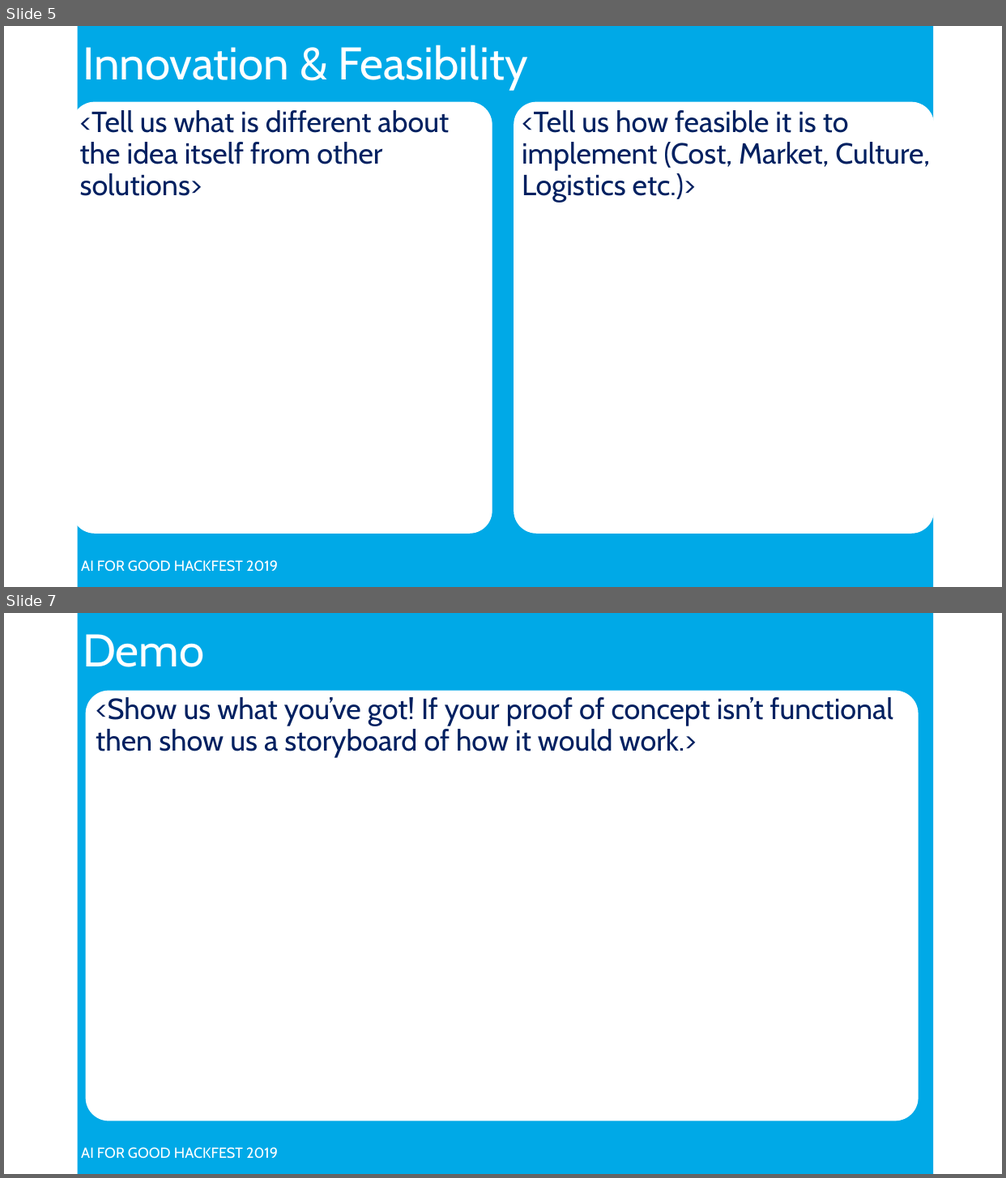
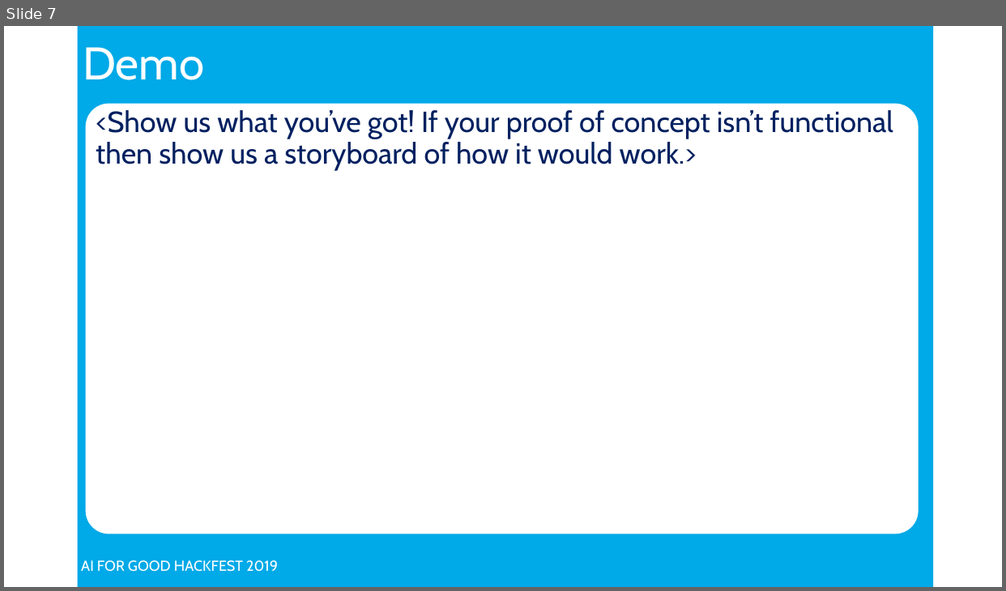
Before and after one commit to hannah-brydon/flight-climate, a slide deck: Hackfest-Presentation.pptx. Shown one above the other, each under a label of ours: slides 5 and 7 before the commit, slide 7 after it; the slides between them are not shown. The pictures are 1006x1178 and 1006x591 pixels, drawn with LibreOffice and Linux fonts; fonts in the diff are those of the drawing; background and template pictures are left out. Boxes give left, top, right and bottom in pixels: in the first picture for what was removed or moved away, otherwise in the second. Text is boxed around its words. In the diff, an @@ line names an element or a change of style, - is before the commit and + after.

```diff
--- a/Hackfest-Presentation.pptx
+++ b/Hackfest-Presentation.pptx
@@ slide 5 removed at (4, 26, 1002, 587), background #FFFFFF; not listed: 2 template elements that a slide beside it also shows @@
@@ title removed at (83, 45, 528, 90) @@
-Innovation & Feasibility
@@ rounded rectangle removed at (72, 102, 492, 534) @@
@@ text removed at (80, 110, 449, 196) @@
-<Tell us what is different about the idea itself from other solutions>
@@ rounded rectangle removed at (514, 102, 934, 534) @@
@@ text removed at (522, 110, 930, 203) @@
-<Tell us how feasible it is to implement (Cost, Market, Culture, Logistics etc.)>
```
Also in this commit, not shown: 2 slides changed, 4 slides added, 3 other slides removed, 1 other file.
